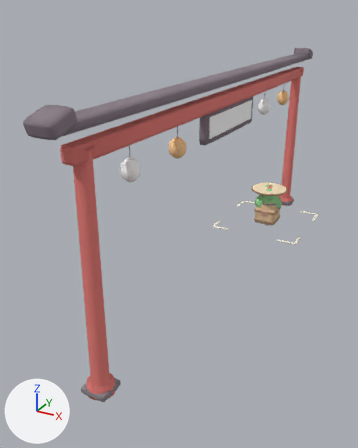
Two versions of the glTF model assets/models/props.glb, one commit apart.
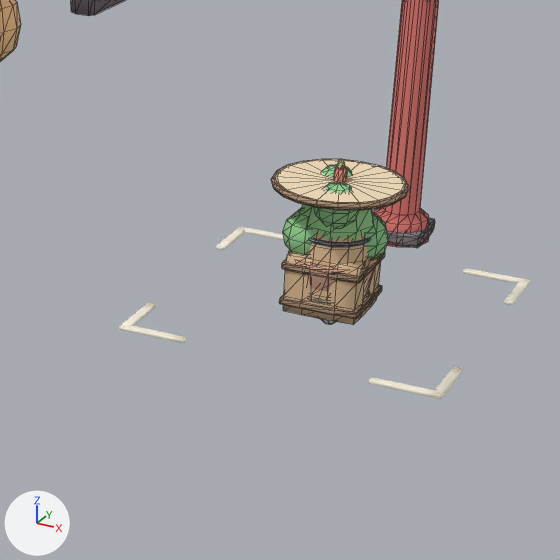
There are two pictures of each version: one whole from a 50 mm lens placed at (4.38, -13.55, 6.02), pointed at (-0.76, -4.19, 1.34), one close up on the part from 51% to 91% of the width and 32% to 64% of the height. The axes (+X, +Y, +Z) are drawn at lower left. The lights are the same throughout. The last two pictures show the newer version. The close-ups show mesh edges as thin lines. Vertices at exactly the same position are counted once.

Names of what the first close-up shows: 'barrel', 'crate', 'gate', 'gate_glow', 'planter', 'plot', 'table' and 1 more.
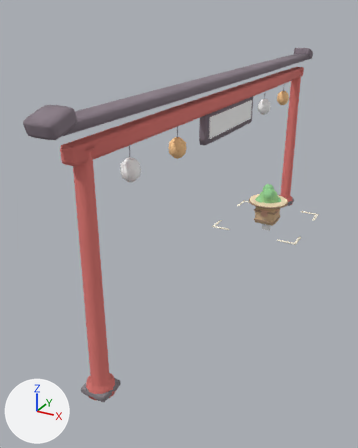
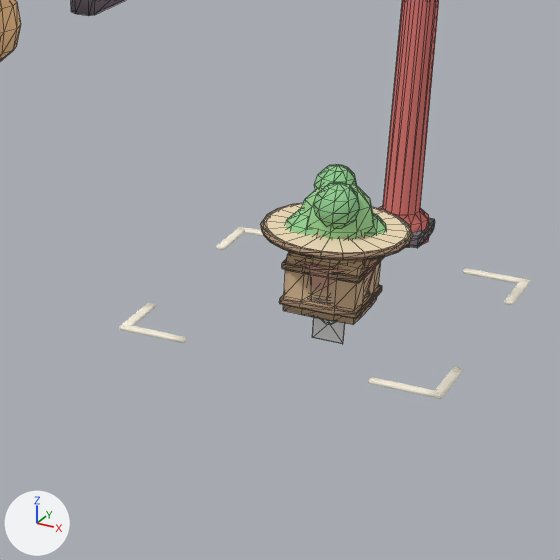
The change in detail:
me_table is used by ob_table; location (0.0, 0.0, 0.0).
me_table had 270 vertices, 528 faces and spanned x -0.53..0.53, y -0.53..0.53, z 0.0..1.235.
me_table now has 286 vertices, 560 faces and spans x -0.59..0.59, y -0.584..0.584, z 0.0..0.855.
me_table part 1: the loose piece of 20 vertices spanning x -0.03..0.03, y -0.026..0.026, z 1.145..1.235 is moved by (0.0, 0.0, -0.38).
me_table part 2: a new loose piece of 132 vertices spanning x -0.59..0.59, y -0.584..0.584, z 0.624..0.676, in mat_vertex_colour.
me_table part 3: the loose piece of 120 vertices spanning x -0.53..0.53, y -0.53..0.53, z 1.004..1.056 is deleted.
Part 4, on me_table:
129 vertices are removed from x -0.5..0.5, y -0.5..0.5, z 0.0..1.16.
252 faces are deleted.
111 vertices are added at x -0.56..0.56, y -0.554..0.554, z 0.0..0.78.
22 new vertices lie (0.0, 0.0, 0.06) away from vertices in x -0.56..0.56, y -0.554..0.554, z 0.62.
260 new faces join them.
Mesh me_festoon is new.
It is a box spanning x -0.13..0.13, y -0.006..0.006, z -0.3..0.0.
It uses material mat_vertex_colour.
Object 'festoon' (ob_festoon) is new; it shows me_festoon.
Its location is (0.0, 0.0, 0.0).

Changed parts and their boxes [x1, y1, x2, y2] in the close-ups (560 x 560 px; the box of a moved part takes in the faces that stretch with it):
'table', reshaped
    before: [271, 159, 410, 210]
    after: [260, 203, 413, 260]
'festoon', added
    after: [312, 318, 345, 344]
part 1 of me_table, moved or reshaped (not visible afterwards)
    before: [338, 159, 345, 169]
part 2 of me_table, added
    after: [260, 203, 413, 260]
part 3 of me_table, deleted (brown)
    before: [271, 159, 410, 210]
part 4 of me_table, moved or reshaped
    before: [275, 159, 406, 203]
    after: [264, 203, 410, 253]
'barrel', unchanged, covered by the edit
    before: [305, 234, 372, 303]
    after: [306, 234, 372, 303]
